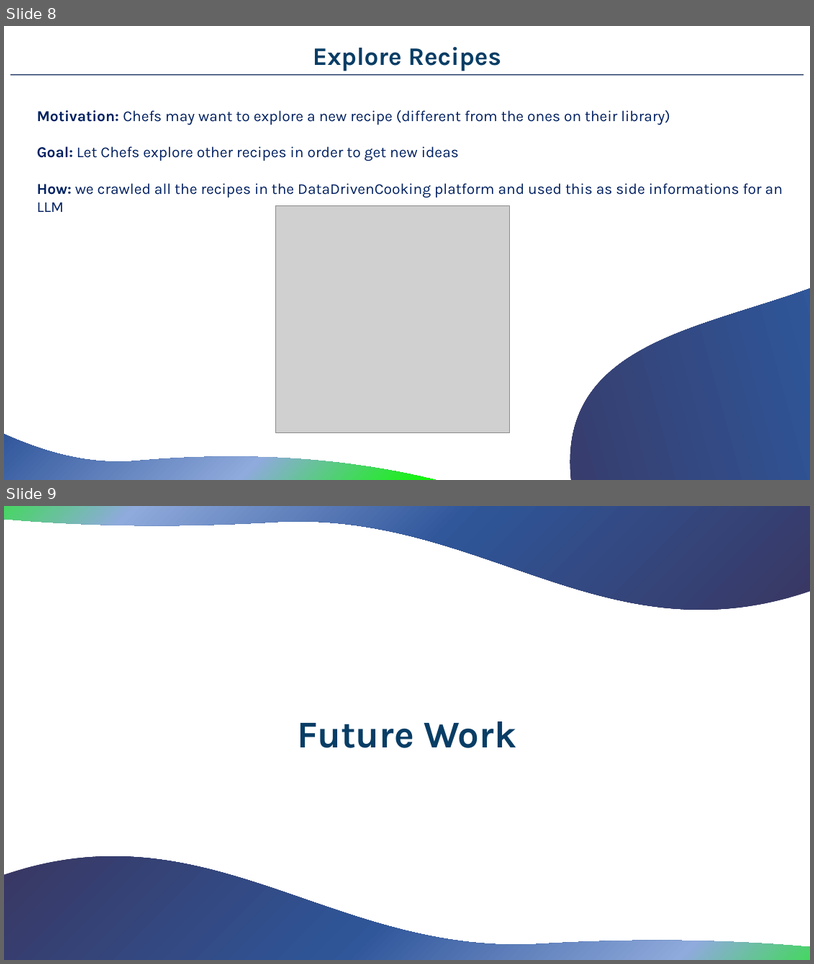
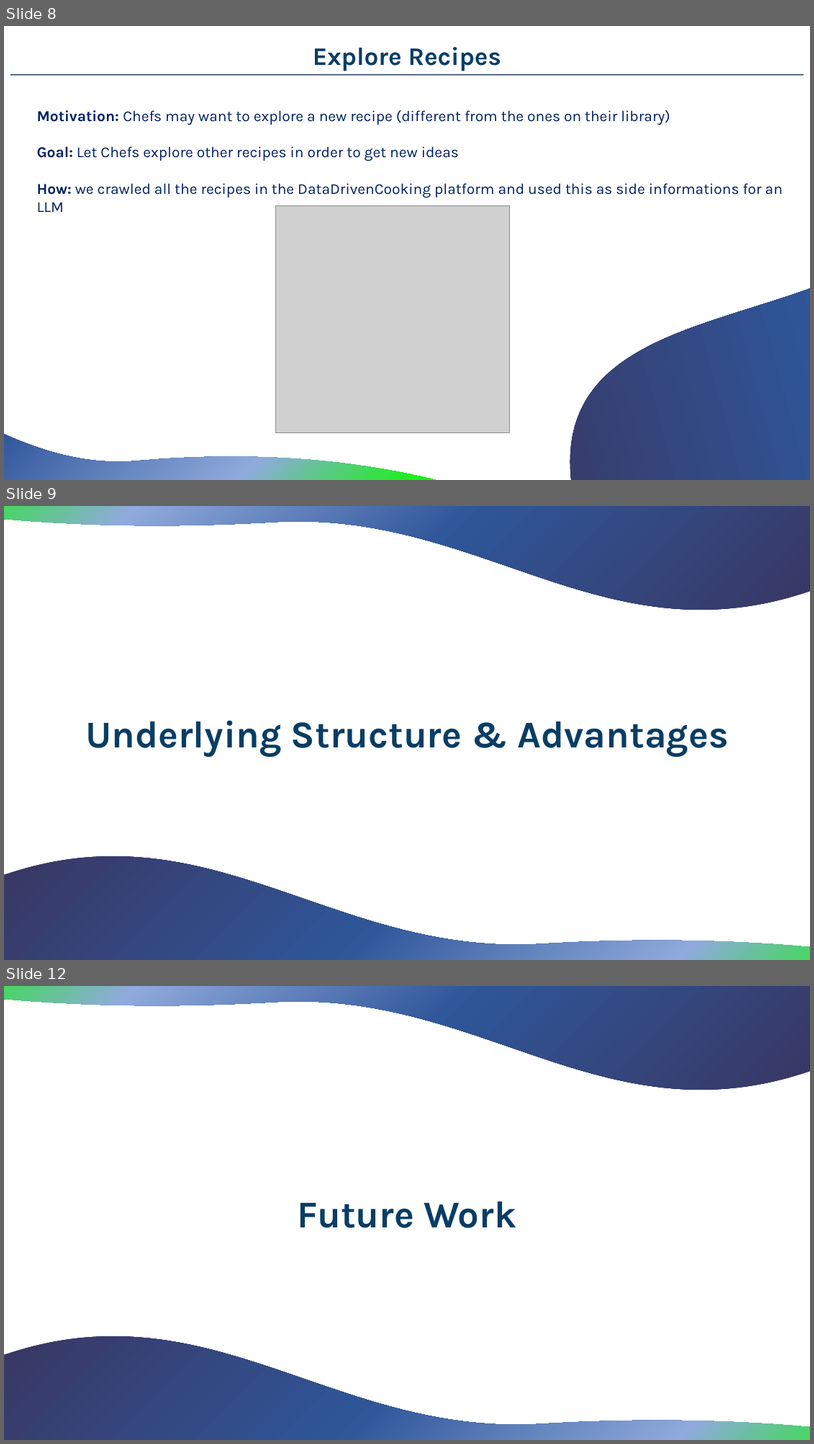
Before and after one commit to MerloSimone/HackatonUnox, a slide deck: Slides/PresentationDS.pptx. Shown one above the other, each under a label of ours: slides 8 and 9 before the commit, slides 8, 9 and 12 after it; the slides between them are not shown. The pictures are 814x964 and 814x1444 pixels, drawn with LibreOffice and Linux fonts; fonts in the diff are those of the drawing; grey boxes stand for pictures. Boxes give left, top, right and bottom in pixels: in the first picture for what was removed or moved away, otherwise in the second. Text is boxed around its words. In the diff, an @@ line names an element or a change of style, - is before the commit and + after.

```diff
--- a/Slides/PresentationDS.pptx
+++ b/Slides/PresentationDS.pptx
@@ slide 9 added at [4,506,810,960], background #FFFFFF @@
@@ freeform shape added at [4,506,810,610], fill gradient #393762 to #2F5597 to #31579B to #8FAADC to #0CFA00 @@
@@ text added at [85,720,729,757], 45 pt, text #083D65, bold @@
+Underlying Structure & Advantages
@@ group added at [381,782,439,800]: 7 freeform shapes, 1 rectangle @@
@@ freeform shape added at [4,856,810,960], fill gradient #393762 to #2F5597 to #31579B to #8FAADC to #0CFA00 @@
@@ what was slide 9 is now slide 12 @@
```
Also in this commit, not shown: 2 other slides added.
